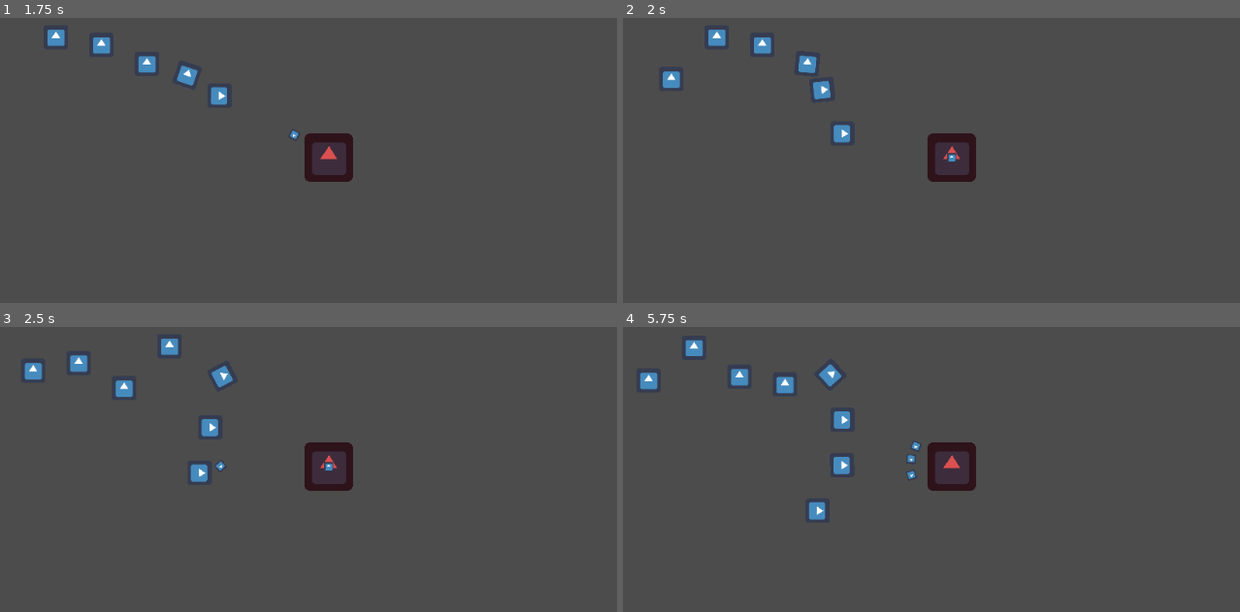
Above: before the commit, frames 1-4 (two rows, left to right).
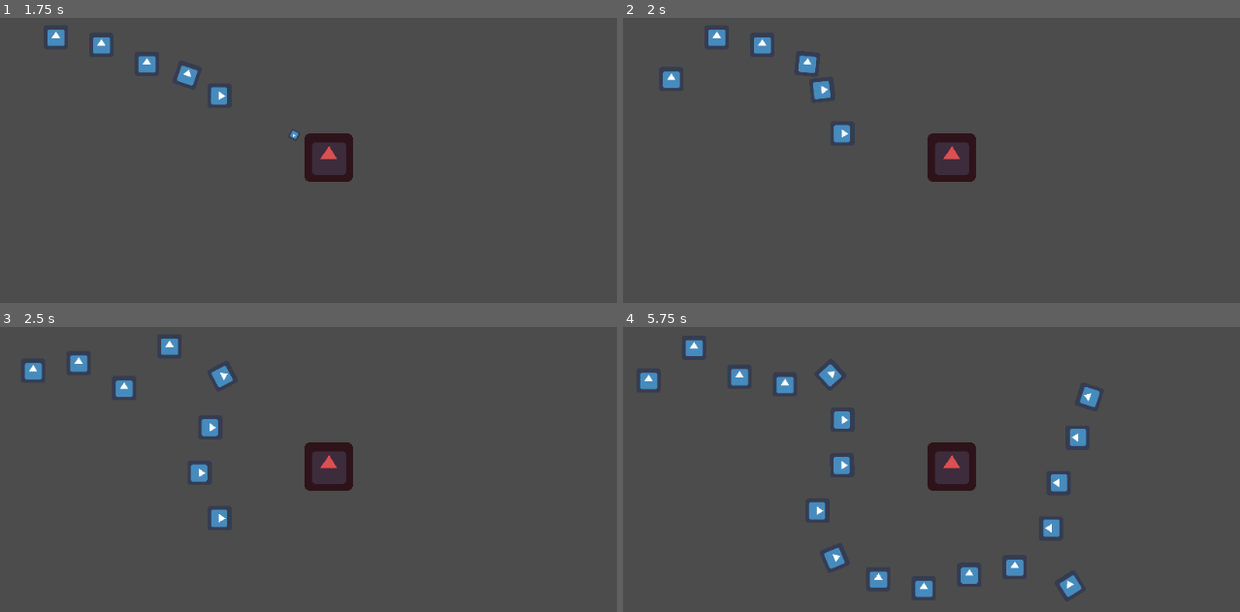
Above: after the commit, the same moments.

Repository: Tuiuiu/GodotProjects
Game: Godot game, scene res://Maps/TestMap.tscn
Same seed, same stepped clock (60 frames per second), same inputs: the game is played once before the commit and once after it. The project has no main scene, so this scene is started directly. The engine's default icon, where the game draws it, is replaced by a stand-in: a white triangle on a blue panel in a dark square.
Inputs:
- Up to frame 1 (1.75 s): no input
- Up to frame 2 (2 s): no input
- Up to frame 3 (2.5 s): no input
- Up to frame 4 (5.75 s): no input

Frame 1 is identical in both runs. In frame 2, less than 0.1% of the frame differs, in the area x 52-55%, y 47-51%; in frame 3, 0.2%; in frame 4, 1.8%, in the area x 32-78%, y 21-95%.

Commit message:
Add remaining lifes to map, and make them drop when enemies cross the path

Diff:
--- /dev/null
+++ b/TowerDefensePrototype/Maps/Map.gd
@@ -0,0 +1,24 @@
+extends Node2D
+
+export (float) var remainingLifes = 20
+
+onready var levelCreep = preload("res://NPCs/Enemies/GenericEnemy.tscn")
+onready var path = $Path2D
+
+func _ready():
+    pass # Replace with function body.
+
+func end_of_path_handler():
+    remainingLifes -= 1;
+    print("Remainign Lifes: ", remainingLifes)
+    if (remainingLifes <= 0):
+        end_map()
+
+func end_map():
+    print("DERROTA!")
+    Engine.time_scale = 0.5
+
+func _on_SpawnTimer_timeout():
+    var clone = levelCreep.instance()
+    clone.connect("end_of_path", self, "end_of_path_handler")
+    path.add_child(clone)
--- a/TowerDefensePrototype/Maps/Spawner.gd
+++ /dev/null
@@ -1,5 +0,0 @@
-extends Path2D
-
-func _on_Timer_timeout():
-    var creep = preload("res://NPCs/Enemies/GenericEnemy.tscn").instance()
-    add_child(creep)
--- a/TowerDefensePrototype/Maps/TestMap.tscn
+++ b/TowerDefensePrototype/Maps/TestMap.tscn
@@ -1,6 +1,6 @@
 [gd_scene load_steps=4 format=2]
 
-[ext_resource path="res://Maps/Spawner.gd" type="Script" id=1]
+[ext_resource path="res://Maps/Map.gd" type="Script" id=1]
 [ext_resource path="res://Towers/Tower.tscn" type="PackedScene" id=2]
 
 [sub_resource type="Curve2D" id=1]
@@ -9,15 +9,15 @@
 }
 
 [node name="Map" type="Node2D"]
+script = ExtResource( 1 )
 
 [node name="Path2D" type="Path2D" parent="."]
 curve = SubResource( 1 )
-script = ExtResource( 1 )
-
-[node name="Timer" type="Timer" parent="Path2D"]
-wait_time = 0.3
-autostart = true
 
 [node name="Tower" parent="." instance=ExtResource( 2 )]
 position = Vector2( 490, 250 )
-[connection signal="timeout" from="Path2D/Timer" to="Path2D" method="_on_Timer_timeout"]
+
+[node name="SpawnTimer" type="Timer" parent="."]
+wait_time = 0.3
+autostart = true
+[connection signal="timeout" from="SpawnTimer" to="." method="_on_SpawnTimer_timeout"]
--- a/TowerDefensePrototype/NPCs/Enemies/GenericEnemy.gd
+++ b/TowerDefensePrototype/NPCs/Enemies/GenericEnemy.gd
@@ -3,6 +3,7 @@
 export (float) var SPEED = 200
 export (float) var MAX_OFFSET = 32
 
+signal end_of_path
 var life
 
 func _ready():
@@ -13,6 +14,7 @@
     offset += SPEED * delta
 
     if (unit_offset >= 1):
+        emit_signal("end_of_path")
         die()
 
 func take_damage(damage):
--- a/TowerDefensePrototype/Towers/Tower.gd
+++ b/TowerDefensePrototype/Towers/Tower.gd
@@ -1,6 +1,6 @@
 extends Node2D
 
-export var cooldown = 0.5
+export var cooldown = 2.5
 
 var can_shoot = true
 onready var nextShot = 0
@@ -11,9 +11,8 @@
 
 
 func _ready():
-    pass # Replace with function body.
+    pass
 
-# Called every frame. 'delta' is the elapsed time since the previous frame.
 func _process(delta):
     if (onCombat == true):
         shoot()
